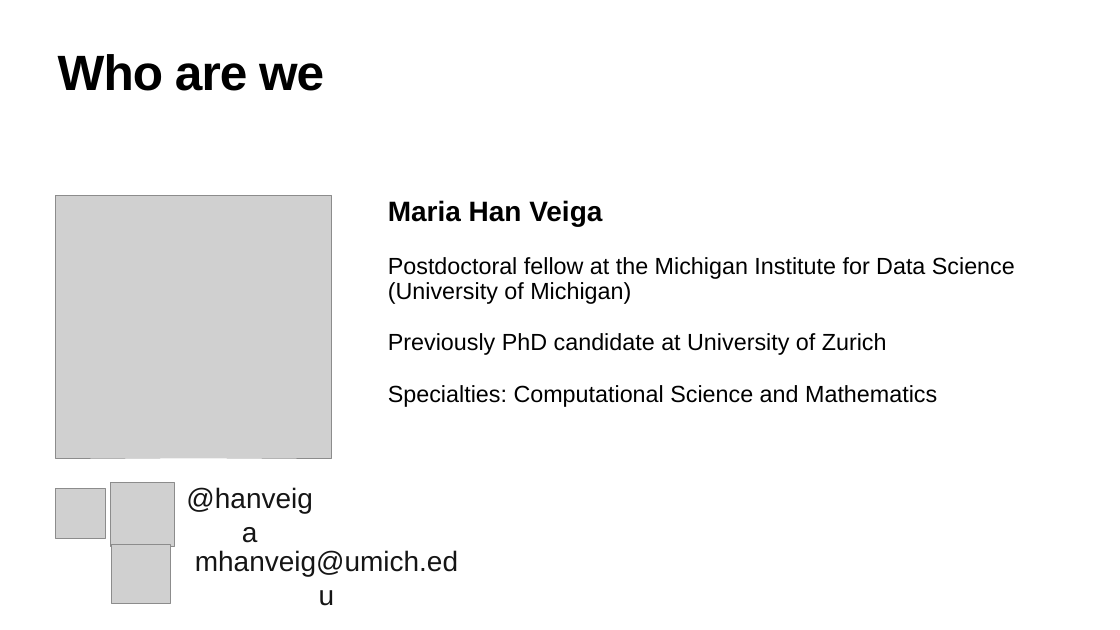
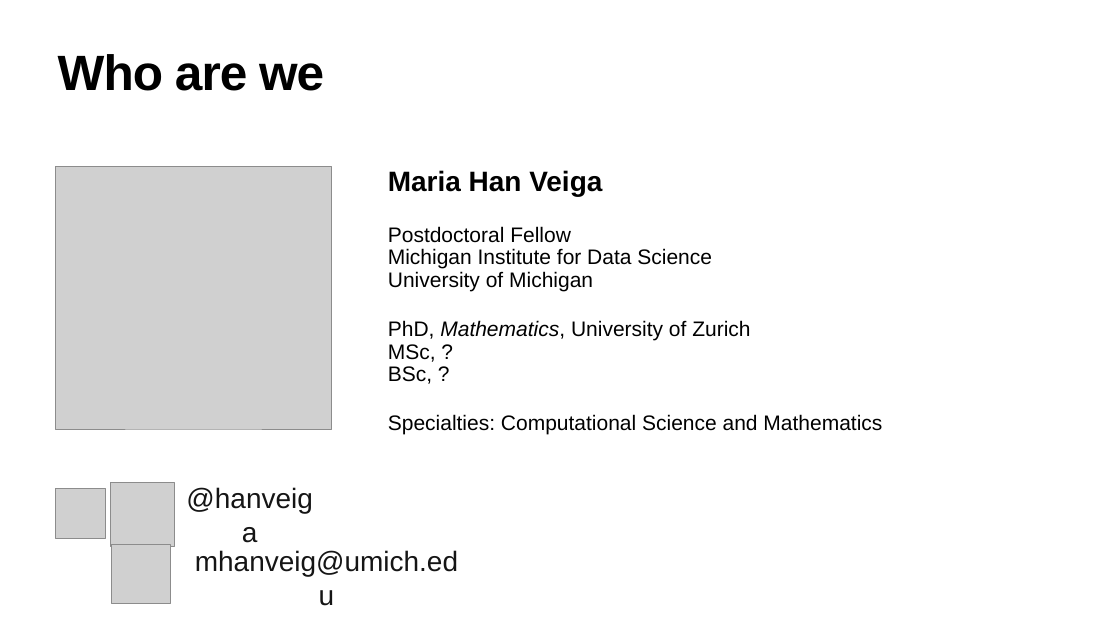
Before and after one commit to hanveiga/amld-2021-repML, a slide deck: slide 3 of slides/01_Introduction.pptx. Drawn at 1120x630 pixels with LibreOffice and Linux fonts; fonts in the diff are those of the drawing; grey boxes stand for pictures. Boxes give left, top, right and bottom in pixels: in the first picture for what was removed or moved away, otherwise in the second. Text is boxed around its words. In the diff, an @@ line names an element or a change of style, - is before the commit and + after.

```diff
--- a/slides/01_Introduction.pptx
+++ b/slides/01_Introduction.pptx
@@ picture: place and size @@
-picture at bbox=[55, 195, 332, 458]
+picture at bbox=[55, 166, 332, 429]
@@ text "Maria Han Veiga": place and size @@
-text "Maria Han Veiga" at bbox=[388, 200, 1015, 407]
+text "Maria Han Veiga" at bbox=[388, 170, 882, 435]
@@ text at bbox=[388, 226, 750, 384]: text changed; size 40 to 36 pt @@
-Postdoctoral fellow at the Michigan Institute for Data Science (University of Michigan)
-Previously PhD candidate at University of Zurich
+Postdoctoral Fellow
+Michigan Institute for Data Science
+University of Michigan
+PhD, Mathematics, University of Zurich
+MSc, ?
+BSc, ?
@@ text at bbox=[388, 414, 882, 435]: size 40 to 36 pt in "Specialties: Computational Science and Mathematics" @@
```
Also in this commit, not shown: 2 other slides changed.
